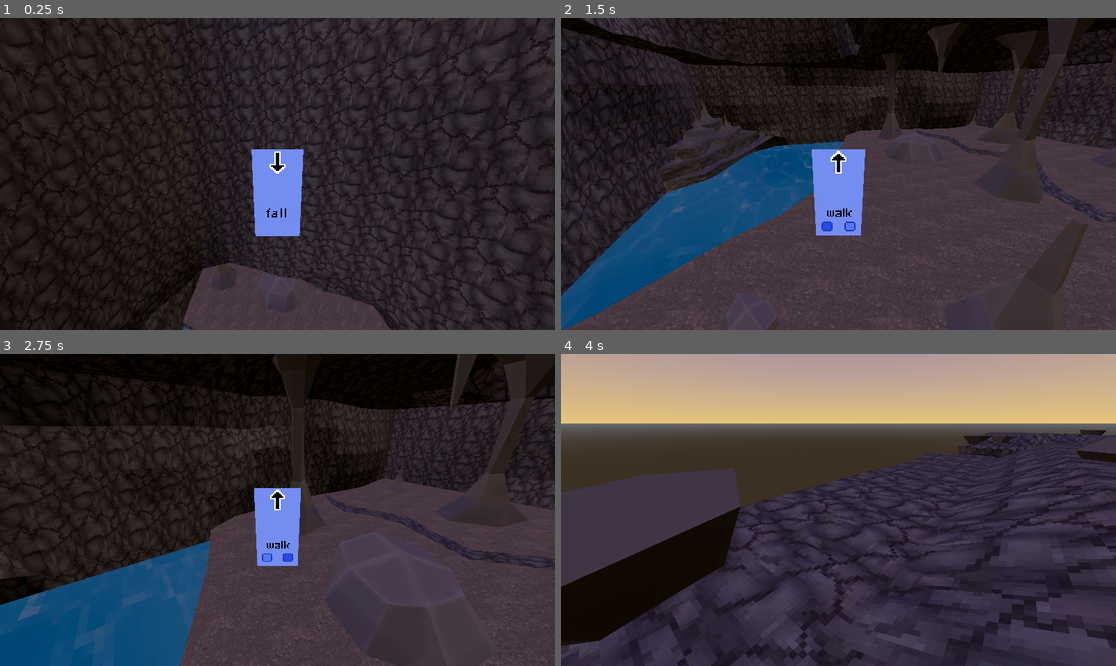
Above: before the commit, frames 1-4 (two rows, left to right).
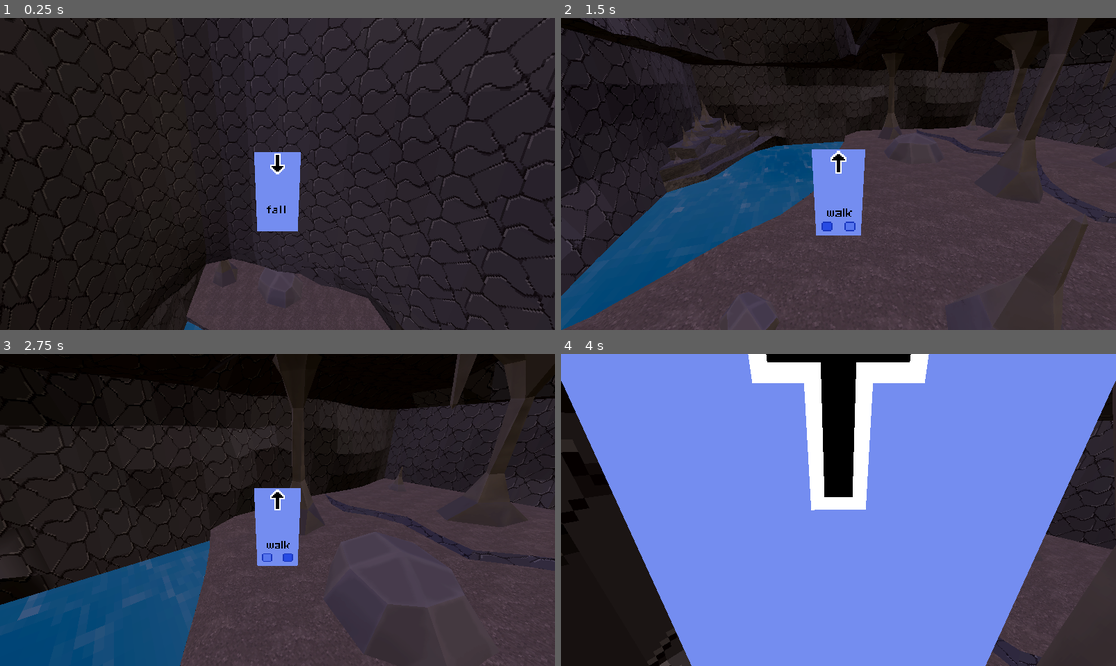
Above: after the commit, the same moments.

Repository: gabe-pud/ordalia
Game: Godot game, scene res://scenes/Main.tscn
The game is run twice, just before and just after one commit, with the same random seed, the same clock (stepped at 60 frames per second) and the same inputs.
Inputs (mouse positions are in pixels of both pictures, inside the frame that each line leads up to):
- Up to frame 1 (0.25 s): no input
- Up to frame 2 (1.5 s): move the mouse to (960, 158) at 0.52 s; press the mouse at (960, 158) at 0.53 s; hold D (right) 0.53-1.28 s; tap Space (jump) at 0.77 s; move the mouse to (810, 174) at 1.27 s; release the mouse at (810, 174) at 1.28 s; hold W (forward) from 1.28 s (still down); tap Shift (run) at 1.35 s
- Up to frame 3 (2.75 s): keep holding W (forward); tap Space (jump) at 1.52 s; move the mouse to (288, 503) at 2.02 s; press the mouse at (288, 503) at 2.03 s
- Up to frame 4 (4 s): keep holding W (forward); move the mouse to (832, 516) at 2.77 s; release the mouse at (832, 516) at 2.78 s; tap Shift (run) at 2.85 s; tap Space (jump) at 3.02, 3.77 s; move the mouse to (877, 513) at 3.52 s; press the mouse at (877, 513) at 3.53 s

The runs differ from the first frame. In frame 1, 8.1% of the frame differs, in the area x 0-100%, y 0-100%; in frame 2, 1.4%; in frame 3, 1.9%; in frame 4, 90%.

Commit message:
map colision update

Diff:
--- a/scenes/Main.tscn
+++ b/scenes/Main.tscn
@@ -26,16 +26,12 @@
 [node name="WorldEnvironment" type="WorldEnvironment" parent="." unique_id=1340217298]
 environment = SubResource("Environment_noarx")
 
-[node name="Mapa 1" parent="." unique_id=2085106416 instance=ExtResource("5_vcsgt")]
+[node name="Mapa 1" parent="." unique_id=973903927 instance=ExtResource("5_vcsgt")]
 
 [node name="Player" parent="." unique_id=1919932343 instance=ExtResource("3_rarhs")]
 transform = Transform3D(1, 0, 0, 0, 1, 0, 0, 0, 1, -5, 14, 5)
 
 [node name="TestBoxContainer" type="Node" parent="." unique_id=173396206]
-
-[node name="2DSectionWall" parent="TestBoxContainer" unique_id=938594966 instance=ExtResource("4_rarhs")]
-transform = Transform3D(0.5, 0, 0, 0, 25, 0, 0, 0, 75, 95.23697, 16.923132, -69.43669)
-visible = false
 
 [node name="TestBox" parent="TestBoxContainer" unique_id=437146563 instance=ExtResource("4_rarhs")]
 transform = Transform3D(6, 0, 0, 0, 1, 0, 0, 0, 6, 92.0397, 5.4197674, -49.78275)
Binary file changed: maps/mapa 1/Mapa 1.glb
Not shown, changed: maps/mapa 1/Mapa 1.glb.import
Binary file removed: maps/mapa 1/Mapa 1_Agua_n.jpg
Binary file removed: maps/mapa 1/Mapa 1_Parede caverna _n.png
Binary file removed: maps/mapa 1/Mapa 1_Parede caverna.png
Binary file added: maps/mapa 1/Mapa 1_chao caverna_n.png
Not shown, changed: maps/mapa 1/Mapa 1_chao caverna_n.png.import
Binary file removed: maps/mapa 1/Mapa 1_pedra mais lisa_n.png
Binary file added: maps/mapa 1/Mapa 1_texture parede.png
Not shown, changed: maps/mapa 1/Mapa 1_texture parede.png.import
Binary file added: maps/mapa 1/Mapa 1_texture parede_n.png
Not shown, changed: maps/mapa 1/Mapa 1_texture parede_n.png.import
(and 3 more such lines)
